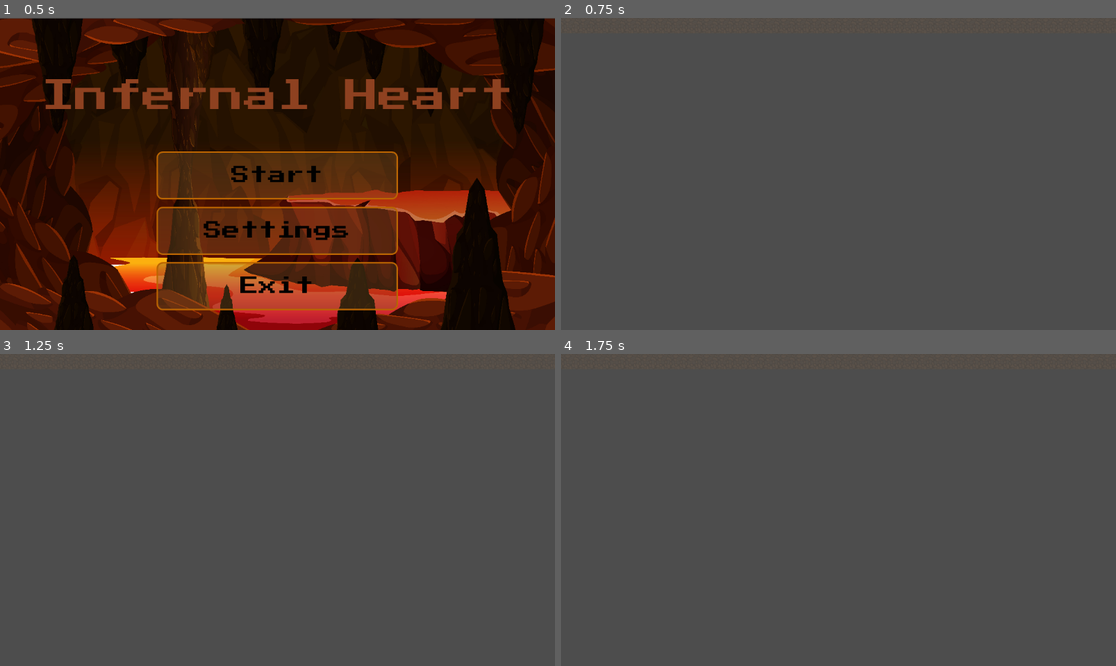
Above: before the commit, frames 1-4 (two rows, left to right).
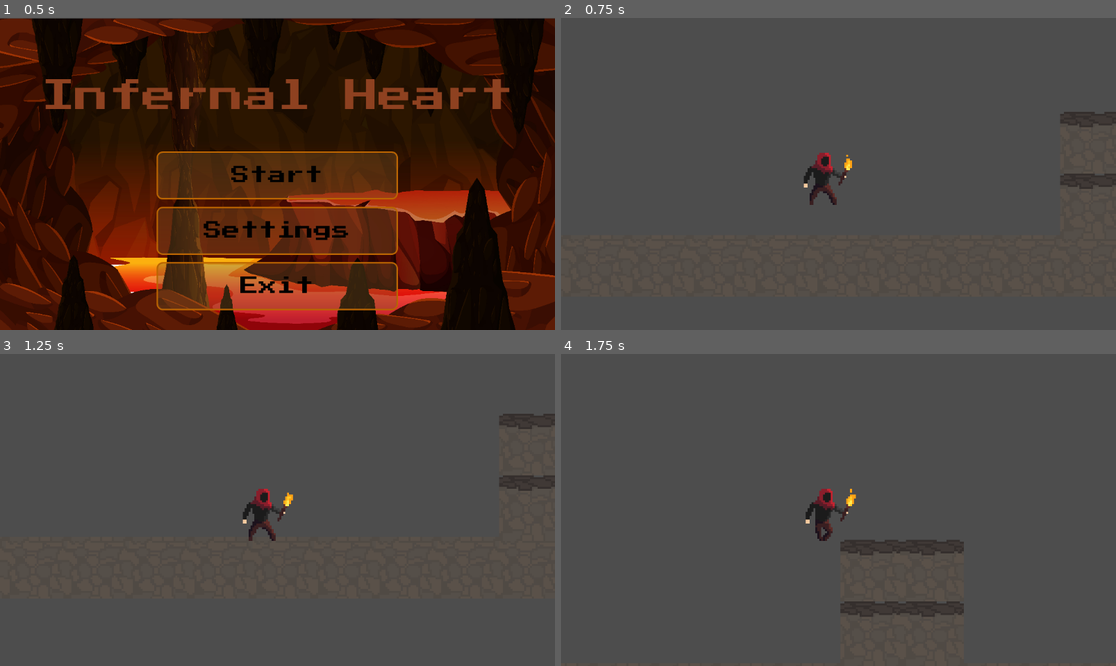
Above: after the commit, the same moments.

Repository: AffanKhan261/Godot_Campfire_Game_Repo
Game: Godot game, scene res://scenes/main_menu.tscn
Two runs of this game, one before a commit and one after it. Both use one fixed random seed, a clock stepped at 60 frames per second and the inputs below.
Inputs:
- Up to frame 1 (0.5 s): no input
- Up to frame 2 (0.75 s): click "Start" at 0.5 s
- Up to frame 3 (1.25 s): no input
- Up to frame 4 (1.75 s): tap Enter at 1.25 s; hold Right (move_right) from 1.28 s (still down); hold Shift (speed_dash, bound only after the commit) from 1.28 s (still down); tap Space (jump) at 1.52, 1.55 s

Frame 1 is identical in both runs. In frame 2, 1.1% of the frame differs, in the area x 43-100%, y 30-60%; in frame 3, 1.1%; in frame 4, 1.6%, in the area x 44-73%, y 43-85%.

Commit message:
Player: add dash, wall/double jump & animations
Add a new player setup and enhancements: introduce a speed_dash input action in project settings, add the player instance and Camera2D to level_1, and set tile collision polygons/layer for the tileset. Expand player.tscn with attack/death/hurt sprite frames and atlas textures for new animations. Refactor scripts/player.gd: replace hard-coded movement with acceleration/friction, add dash speed, smooth facing, double-jump, wall-jump (with stick timer), and improved animation selection. Overall this commit upgrades player movement, controls, and visual animations.

Diff:
--- a/project.godot
+++ b/project.godot
@@ -36,6 +36,12 @@
 , Object(InputEventKey,"resource_local_to_scene":false,"resource_name":"","device":-1,"window_id":0,"alt_pressed":false …(183 unchanged characters)…
 ]
 }
+speed_dash={
+"deadzone": 0.2,
+"events": [Object(InputEventKey,"resource_local_to_scene":false,"resource_name":"","device":-1,"window_id":0,"alt_pressed":false,"shift_pressed":false,"ctrl_pressed":false,"meta_pressed":false,"pressed":false,"keycode":0,"physical_keycode":4194325,"key_label":0,"unicode":0,"location":0,"echo":false,"script":null)
+, Object(InputEventKey,"resource_local_to_scene":false,"resource_name":"","device":-1,"window_id":0,"alt_pressed":false,"shift_pressed":false,"ctrl_pressed":false,"meta_pressed":false,"pressed":false,"keycode":0,"physical_keycode":4194325,"key_label":0,"unicode":0,"location":0,"echo":false,"script":null)
+]
+}
 
 [physics]
 
--- a/scenes/level_1.tscn
+++ b/scenes/level_1.tscn
@@ -1,17 +1,23 @@
 [gd_scene format=3 uid="uid://cn2s46x67fexa"]
 
 [ext_resource type="Texture2D" uid="uid://b74m2xcn4mq25" path="res://assets/sprites/World/Top layer rock.png" id="1_014kd"]
+[ext_resource type="PackedScene" uid="uid://dg7iuundx53kx" path="res://scenes/player.tscn" id="1_bswci"]
 
 [sub_resource type="TileSetAtlasSource" id="TileSetAtlasSource_014kd"]
 texture = ExtResource("1_014kd")
 texture_region_size = Vector2i(32, 32)
 0:0/0 = 0
+0:0/0/physics_layer_0/polygon_0/points = PackedVector2Array(-16, -16, 16, -16, 16, 16, -16, 16)
 1:0/0 = 0
+1:0/0/physics_layer_0/polygon_0/points = PackedVector2Array(-16, -16, 16, -16, 16, 16, -16, 16)
 2:0/0 = 0
+2:0/0/physics_layer_0/polygon_0/points = PackedVector2Array(-16, -16, 16, -16, 16, 16, -16, 16)
 3:0/0 = 0
+3:0/0/physics_layer_0/polygon_0/points = PackedVector2Array(-16, -16, 16, -16, 16, 16, -16, 16)
 
 [sub_resource type="TileSet" id="TileSet_bswci"]
 tile_size = Vector2i(32, 32)
+physics_layer_0/collision_layer = 1
 sources/0 = SubResource("TileSetAtlasSource_014kd")
 
 [node name="level1" type="Node2D" unique_id=1894671635]
@@ -20,3 +26,9 @@
 tile_set = SubResource("TileSet_bswci")
 format = 2
 layer_0/tile_data = PackedInt32Array(65528, 0, 0, 65529, 0, 0, 65530, 0, 0, 65531, 0, 0, 65532, 0, 0, 65533, 0, 0, 6553 …(5619 unchanged characters)…
+
+[node name="Player" parent="." unique_id=1189760568 instance=ExtResource("1_bswci")]
+position = Vector2(-147, -44)
+
+[node name="Camera2D" type="Camera2D" parent="Player" unique_id=1801115630]
+zoom = Vector2(4, 4)
--- a/scenes/player.tscn
+++ b/scenes/player.tscn
@@ -2,7 +2,130 @@
 
 [ext_resource type="Texture2D" uid="uid://fg4sdi4fp4x6" path="res://assets/Cave Explorer (Animated Pixel Art)/Animation Sprite Sheets (PNG)/IdleCaveExplorer-Sheet.png" id="1_3vyb7"]
 [ext_resource type="Script" uid="uid://cgahimwpsj87h" path="res://scripts/player.gd" id="1_g2els"]
+[ext_resource type="Texture2D" uid="uid://b6wt550xkh4kq" path="res://assets/Cave Explorer (Animated Pixel Art)/Animation Sprite Sheets (PNG)/AttackCaveExplorer-Sheet.png" id="2_qlg0r"]
+[ext_resource type="Texture2D" uid="uid://bwm0v41js67xb" path="res://assets/Cave Explorer (Animated Pixel Art)/Animation Sprite Sheets (PNG)/DeathCaveExplorer-Sheet.png" id="3_fjrip"]
 [ext_resource type="Texture2D" uid="uid://ddrf2e6hhcs00" path="res://assets/Cave Explorer (Animated Pixel Art)/Animation Sprite Sheets (PNG)/WalkingCaveExplorer-Sheet.png" id="3_qhqgy"]
+[ext_resource type="Texture2D" uid="uid://ds7jpf56i3mmi" path="res://assets/Cave Explorer (Animated Pixel Art)/Animation Sprite Sheets (PNG)/HurtCaveExplorer-Sheet.png" id="3_tuyoq"]
+
+[sub_resource type="AtlasTexture" id="AtlasTexture_i4ail"]
+atlas = ExtResource("2_qlg0r")
+region = Rect2(0, 0, 48, 32)
+
+[sub_resource type="AtlasTexture" id="AtlasTexture_a38lo"]
+atlas = ExtResource("2_qlg0r")
+region = Rect2(48, 0, 48, 32)
+
+[sub_resource type="AtlasTexture" id="AtlasTexture_4ni07"]
+atlas = ExtResource("2_qlg0r")
+region = Rect2(96, 0, 48, 32)
+
+[sub_resource type="AtlasTexture" id="AtlasTexture_l71n6"]
+atlas = ExtResource("2_qlg0r")
+region = Rect2(144, 0, 48, 32)
+
+[sub_resource type="AtlasTexture" id="AtlasTexture_ke2ow"]
+atlas = ExtResource("2_qlg0r")
+region = Rect2(192, 0, 48, 32)
+
+[sub_resource type="AtlasTexture" id="AtlasTexture_ujl30"]
+atlas = ExtResource("2_qlg0r")
+region = Rect2(240, 0, 48, 32)
+
+[sub_resource type="AtlasTexture" id="AtlasTexture_31cv2"]
+atlas = ExtResource("2_qlg0r")
+region = Rect2(288, 0, 48, 32)
+
+[sub_resource type="AtlasTexture" id="AtlasTexture_pf23h"]
+atlas = ExtResource("2_qlg0r")
+region = Rect2(336, 0, 48, 32)
+
+[sub_resource type="AtlasTexture" id="AtlasTexture_dt7fs"]
+atlas = ExtResource("2_qlg0r")
+region = Rect2(384, 0, 48, 32)
+
+[sub_resource type="AtlasTexture" id="AtlasTexture_wqfne"]
+atlas = ExtResource("2_qlg0r")
+region = Rect2(432, 0, 48, 32)
+
+[sub_resource type="AtlasTexture" id="AtlasTexture_wnwbv"]
+atlas = ExtResource("2_qlg0r")
+region = Rect2(480, 0, 48, 32)
+
+[sub_resource type="AtlasTexture" id="AtlasTexture_gl8cc"]
+atlas = ExtResource("2_qlg0r")
+region = Rect2(528, 0, 48, 32)
+
+[sub_resource type="AtlasTexture" id="AtlasTexture_t4otl"]
+atlas = ExtResource("3_fjrip")
+region = Rect2(0, 0, 48, 32)
+
+[sub_resource type="AtlasTexture" id="AtlasTexture_j2b1d"]
+atlas = ExtResource("3_fjrip")
+region = Rect2(48, 0, 48, 32)
+
+[sub_resource type="AtlasTexture" id="AtlasTexture_cs1tg"]
+atlas = ExtResource("3_fjrip")
+region = Rect2(96, 0, 48, 32)
+
+[sub_resource type="AtlasTexture" id="AtlasTexture_2dvfe"]
+atlas = ExtResource("3_fjrip")
+region = Rect2(144, 0, 48, 32)
+
+[sub_resource type="AtlasTexture" id="AtlasTexture_giy8y"]
+atlas = ExtResource("3_fjrip")
+region = Rect2(192, 0, 48, 32)
+
+[sub_resource type="AtlasTexture" id="AtlasTexture_fdfoy"]
+atlas = ExtResource("3_fjrip")
+region = Rect2(240, 0, 48, 32)
+
+[sub_resource type="AtlasTexture" id="AtlasTexture_hhpqf"]
+atlas = ExtResource("3_fjrip")
+region = Rect2(288, 0, 48, 32)
+
+[sub_resource type="AtlasTexture" id="AtlasTexture_g5jhy"]
+atlas = ExtResource("3_fjrip")
+region = Rect2(336, 0, 48, 32)
+
+[sub_resource type="AtlasTexture" id="AtlasTexture_holxr"]
+atlas = ExtResource("3_fjrip")
+region = Rect2(384, 0, 48, 32)
+
+[sub_resource type="AtlasTexture" id="AtlasTexture_mx1m4"]
+atlas = ExtResource("3_fjrip")
+region = Rect2(432, 0, 48, 32)
+
+[sub_resource type="AtlasTexture" id="AtlasTexture_4gjji"]
+atlas = ExtResource("3_fjrip")
+region = Rect2(480, 0, 48, 32)
+
+[sub_resource type="AtlasTexture" id="AtlasTexture_u2ulf"]
+atlas = ExtResource("3_fjrip")
+region = Rect2(528, 0, 48, 32)
+
+[sub_resource type="AtlasTexture" id="AtlasTexture_6e8lb"]
+atlas = ExtResource("3_fjrip")
+region = Rect2(576, 0, 48, 32)
+
+[sub_resource type="AtlasTexture" id="AtlasTexture_487ah"]
+atlas = ExtResource("3_tuyoq")
+region = Rect2(0, 0, 48, 32)
+
+[sub_resource type="AtlasTexture" id="AtlasTexture_md1ol"]
+atlas = ExtResource("3_tuyoq")
+region = Rect2(48, 0, 48, 32)
+
+[sub_resource type="AtlasTexture" id="AtlasTexture_bj30b"]
+atlas = ExtResource("3_tuyoq")
+region = Rect2(96, 0, 48, 32)
+
+[sub_resource type="AtlasTexture" id="AtlasTexture_jc3p3"]
+atlas = ExtResource("3_tuyoq")
+region = Rect2(144, 0, 48, 32)
+
+[sub_resource type="AtlasTexture" id="AtlasTexture_hax0n"]
+atlas = ExtResource("3_tuyoq")
+region = Rect2(192, 0, 48, 32)
 
 [sub_resource type="AtlasTexture" id="AtlasTexture_g2els"]
 atlas = ExtResource("1_3vyb7")
@@ -82,9 +205,109 @@
 
 [sub_resource type="SpriteFrames" id="SpriteFrames_3v2ag"]
 animations = [{
-"frames": [],
+"frames": [{
+"duration": 1.0,
+"texture": SubResource("AtlasTexture_i4ail")
+}, {
+"duration": 1.0,
+"texture": SubResource("AtlasTexture_a38lo")
+}, {
+"duration": 1.0,
+"texture": SubResource("AtlasTexture_4ni07")
+}, {
+"duration": 1.0,
+"texture": SubResource("AtlasTexture_l71n6")
+}, {
+"duration": 1.0,
+"texture": SubResource("AtlasTexture_ke2ow")
+}, {
+"duration": 1.0,
+"texture": SubResource("AtlasTexture_ujl30")
+}, {
+"duration": 1.0,
+"texture": SubResource("AtlasTexture_31cv2")
+}, {
+"duration": 1.0,
+"texture": SubResource("AtlasTexture_pf23h")
+}, {
+"duration": 1.0,
+"texture": SubResource("AtlasTexture_dt7fs")
+}, {
+"duration": 1.0,
+"texture": SubResource("AtlasTexture_wqfne")
+}, {
+"duration": 1.0,
+"texture": SubResource("AtlasTexture_wnwbv")
+}, {
+"duration": 1.0,
+"texture": SubResource("AtlasTexture_gl8cc")
+}],
 "loop": true,
 "name": &"attack",
+"speed": 5.0
+}, {
+"frames": [{
+"duration": 1.0,
+"texture": SubResource("AtlasTexture_t4otl")
+}, {
+"duration": 1.0,
+"texture": SubResource("AtlasTexture_j2b1d")
+}, {
+"duration": 1.0,
+"texture": SubResource("AtlasTexture_cs1tg")
+}, {
+"duration": 1.0,
+"texture": SubResource("AtlasTexture_2dvfe")
+}, {
+"duration": 1.0,
+"texture": SubResource("AtlasTexture_giy8y")
+}, {
+"duration": 1.0,
+"texture": SubResource("AtlasTexture_fdfoy")
+}, {
+"duration": 1.0,
+"texture": SubResource("AtlasTexture_hhpqf")
+}, {
+"duration": 1.0,
+"texture": SubResource("AtlasTexture_g5jhy")
+}, {
+"duration": 1.0,
+"texture": SubResource("AtlasTexture_holxr")
+}, {
+"duration": 1.0,
+"texture": SubResource("AtlasTexture_mx1m4")
+}, {
+"duration": 1.0,
+"texture": SubResource("AtlasTexture_4gjji")
+}, {
+"duration": 1.0,
+"texture": SubResource("AtlasTexture_u2ulf")
+}, {
+"duration": 1.0,
+"texture": SubResource("AtlasTexture_6e8lb")
+}],
+"loop": true,
+"name": &"death",
+"speed": 5.0
+}, {
+"frames": [{
+"duration": 1.0,
+"texture": SubResource("AtlasTexture_487ah")
+}, {
+"duration": 1.0,
+"texture": SubResource("AtlasTexture_md1ol")
+}, {
+"duration": 1.0,
+"texture": SubResource("AtlasTexture_bj30b")
+}, {
+"duration": 1.0,
+"texture": SubResource("AtlasTexture_jc3p3")
+}, {
+"duration": 1.0,
+"texture": SubResource("AtlasTexture_hax0n")
+}],
+"loop": true,
+"name": &"hurt",
 "speed": 5.0
 }, {
 "frames": [{
--- a/scripts/player.gd
+++ b/scripts/player.gd
@@ -2,45 +2,97 @@
 
 @onready var animated_sprite: AnimatedSprite2D = $AnimatedSprite2D
 
-const SPEED = 300.0
-const JUMP_VELOCITY = -400.0
+const SPEED := 300.0
+const DASH_SPEED := 520.0
+const DASH_ACCEL := 2200.0
+const WALK_ACCEL := 1800.0
+const FRICTION := 2200.0
 
-var facing := 1 # 1 = right, -1 = left
+const JUMP_VELOCITY := -400.0
+const DOUBLE_JUMP_VELOCITY := -380.0
+const MAX_JUMPS := 2
+
+# Wall jump
+const WALL_JUMP_PUSH := 420.0     # horizontal push away from wall
+const WALL_JUMP_VELOCITY := -420.0
+const WALL_STICK_TIME := 0.12     # grace time after touching a wall
+var wall_stick_timer := 0.0
+
+var jumps_left := MAX_JUMPS
+
+# Smooth facing/flip
+var facing := 1
+var facing_blend := 1.0
+const FACING_SMOOTH := 18.0
 
 func _physics_process(delta: float) -> void:
-	# Add the gravity.
+	# Gravity
 	if not is_on_floor():
 		velocity += get_gravity() * delta
 
-	# Handle jump.
-	if Input.is_action_just_pressed("jump") and is_on_floor():
-		velocity.y = JUMP_VELOCITY
+	# Reset jumps on floor
+	if is_on_floor():
+		jumps_left = MAX_JUMPS
 
-	# Movement
+	# Wall contact grace timer (only while in air)
+	if not is_on_floor() and is_on_wall_only():
+		wall_stick_timer = WALL_STICK_TIME
+	else:
+		wall_stick_timer = maxf(0.0, wall_stick_timer - delta)
+
+	# Input
 	var direction := Input.get_axis("move_left", "move_right")
+	var wants_dash := Input.is_action_pressed("speed_dash")
+
+	# Horizontal movement
+	var target_speed := (DASH_SPEED if wants_dash else SPEED)
+	var target_vx := direction * target_speed
 
 	if direction != 0:
-		velocity.x = direction * SPEED
-		facing = sign(direction) # remember which way we're facing
+		var accel := (DASH_ACCEL if wants_dash else WALK_ACCEL)
+		velocity.x = move_toward(velocity.x, target_vx, accel * delta)
+		facing = int(sign(direction))
 	else:
-		velocity.x = move_toward(velocity.x, 0, SPEED)
+		velocity.x = move_toward(velocity.x, 0.0, FRICTION * delta)
 
-	# Flip sprite (Godot 4: flip_h flips horizontally)
-	animated_sprite.flip_h = (facing == -1)
+	# Jump / double jump / wall jump
+	if Input.is_action_just_pressed("jump"):
+		# Wall jump has priority if we're touching a wall (or within grace window) and not on floor
+		if not is_on_floor() and (is_on_wall_only() or wall_stick_timer > 0.0):
+			var n := get_wall_normal() # normal points away from the wall
+			velocity.y = WALL_JUMP_VELOCITY
+			velocity.x = n.x * WALL_JUMP_PUSH
+
+			# After wall jumping, allow 1 more jump in the air (feels good)
+			jumps_left = MAX_JUMPS - 1
+
+			# Update facing to the direction we're launched
+			if absf(velocity.x) > 0.01:
+				facing = int(sign(velocity.x))
+
+			wall_stick_timer = 0.0
+		elif jumps_left > 0:
+			# Normal jump / double jump
+			if jumps_left == MAX_JUMPS:
+				velocity.y = JUMP_VELOCITY
+			else:
+				velocity.y = DOUBLE_JUMP_VELOCITY
+			jumps_left -= 1
+
+	# Smooth flip
+	facing_blend = lerp(facing_blend, float(facing), 1.0 - exp(-FACING_SMOOTH * delta))
+	animated_sprite.flip_h = (facing_blend < 0.0)
 
 	# Animations
 	if is_on_floor():
-		if direction == 0:
+		if abs(velocity.x) < 5.0:
 			animated_sprite.play("idle")
 		else:
 			animated_sprite.play("walk")
 	else:
-		# Optional: if you have these animations
-		if velocity.y < 0:
-			if animated_sprite.sprite_frames.has_animation("jump"):
-				animated_sprite.play("jump")
-		else:
-			if animated_sprite.sprite_frames.has_animation("fall"):
-				animated_sprite.play("fall")
+		if velocity.y < 0 and animated_sprite.sprite_frames.has_animation("jump"):
+			animated_sprite.play("jump")
+		elif velocity.y >= 0 and animated_sprite.sprite_frames.has_animation("fall"):
+			animated_sprite.play("fall")
 
 	move_and_slide()
